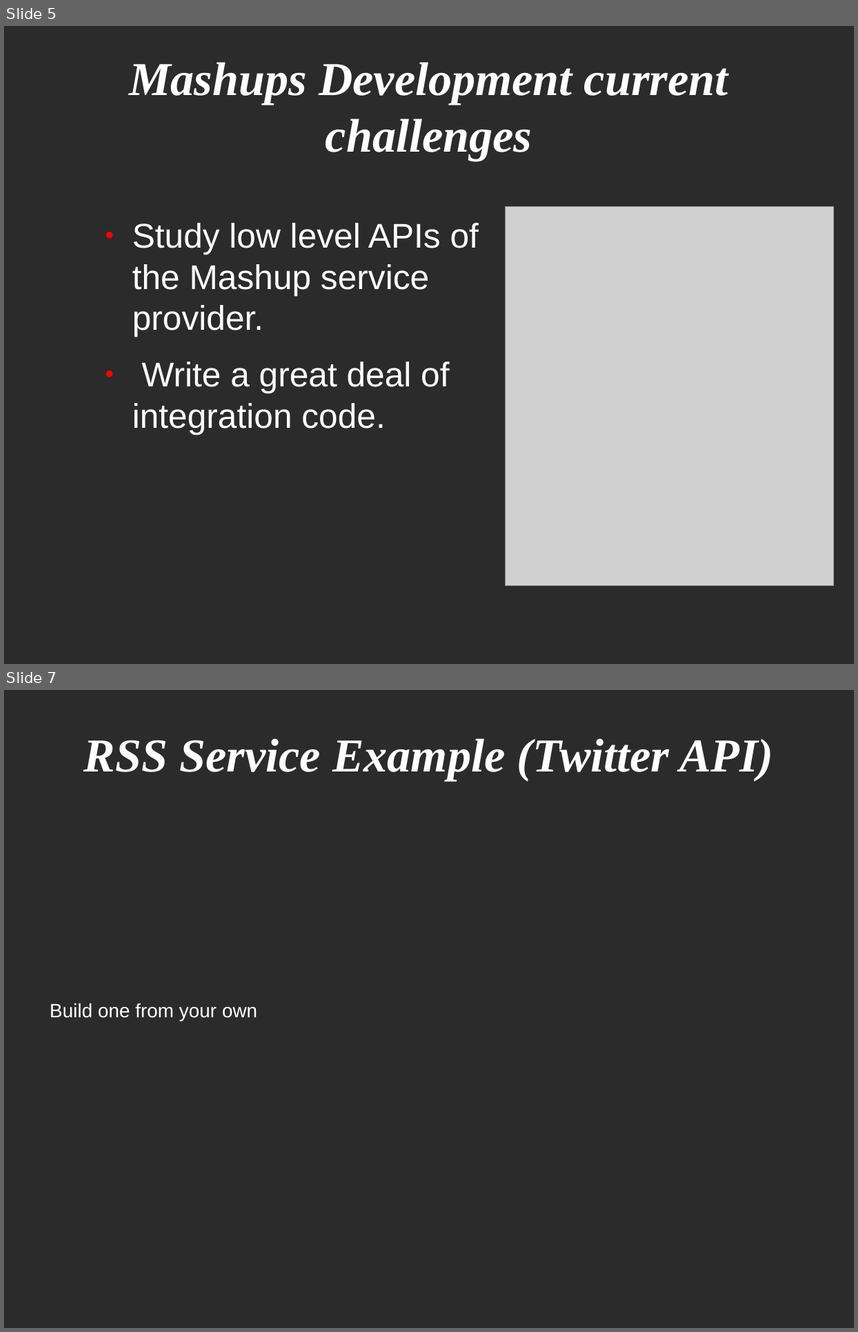
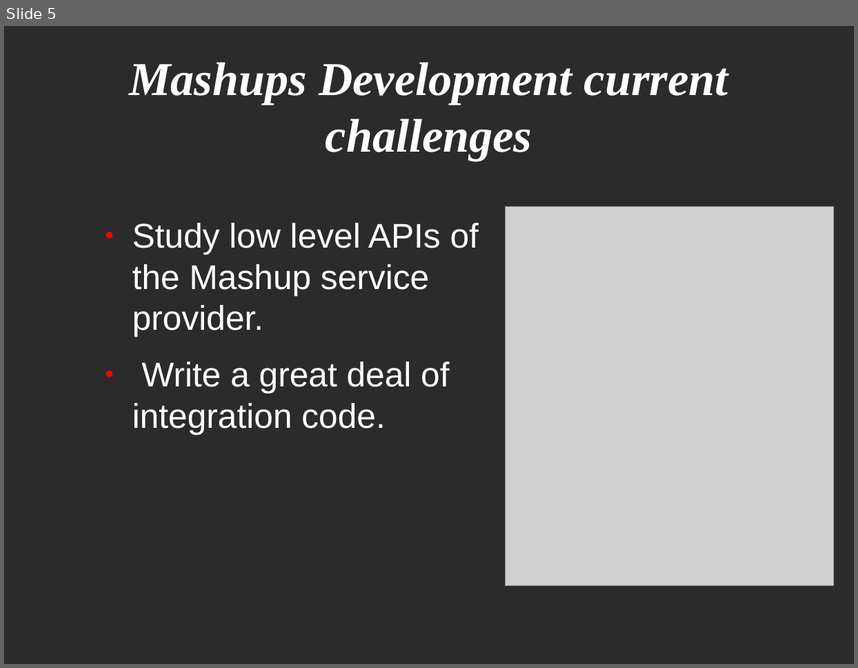
Before and after one commit to demo007/mashups4jsf, a slide deck: overview-architecture/JavaOne-2010/drafts/Mashups4JSF(Part2).odp. Shown one above the other, each under a label of ours: slides 5 and 7 before the commit, slide 5 after it; the slides between them are not shown. The pictures are 858x1332 and 858x668 pixels, drawn with LibreOffice and Linux fonts; fonts in the diff are those of the drawing; grey boxes stand for pictures; background and template pictures are left out; a plain dark background stands for a picture behind light text. Boxes give left, top, right and bottom in pixels: in the first picture for what was removed or moved away, otherwise in the second. Text is boxed around its words. In the diff, an @@ line names an element or a change of style, - is before the commit and + after.

```diff
--- a/overview-architecture/JavaOne-2010/drafts/Mashups4JSF(Part2).odp
+++ b/overview-architecture/JavaOne-2010/drafts/Mashups4JSF(Part2).odp
@@ slide 7 removed at (4, 690, 854, 1328), background picture (left out) @@
@@ title removed at (84, 738, 773, 781) @@
-RSS Service Example (Twitter API)
@@ text removed at (50, 1003, 257, 1021) @@
-Build one from your own
```
Also in this commit, not shown: 2 slides changed, 3 slides added, 2 other slides removed.
